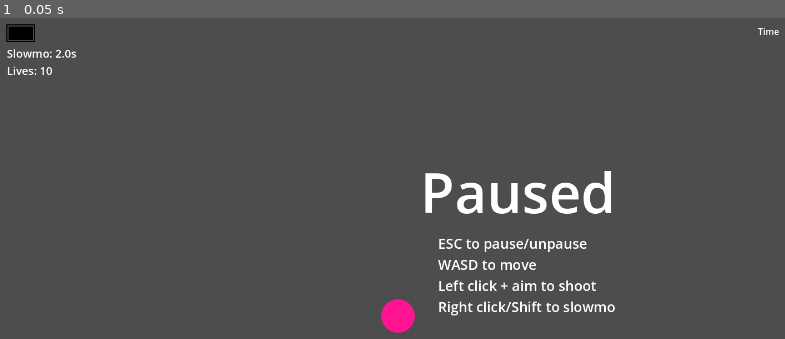
Above: before the commit, frame 1.
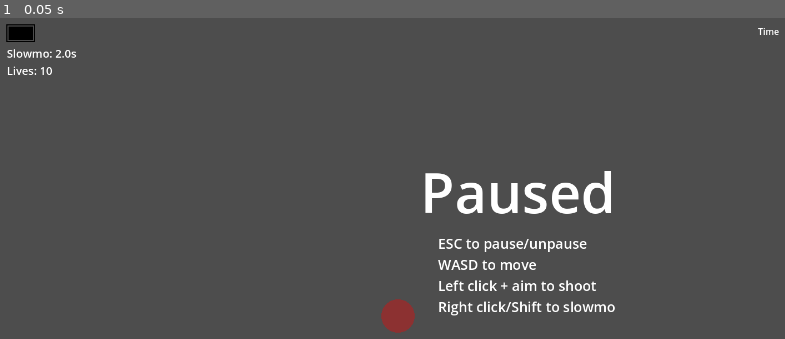
Above: after the commit, the same moment.

Repository: yancouto/psych0
Game: Godot game, scene res://runner.tscn
Same seed, same stepped clock (60 frames per second), same inputs: the game is played once before the commit and once after it.
Inputs:
- Up to frame 1 (0.05 s): no input

The runs differ from the first frame. In frame 1, 0.4% of the frame differs, in the area x 48-53%, y 87-99%.

Commit message:
Balls change color
Can and should still be tuned
closes #16

Diff:
--- /dev/null
+++ b/color_changer.gd
@@ -0,0 +1,33 @@
+class_name ColorChanger
+extends Node
+
+class ColorPattern:
+	var cur_time: float = 0
+	func get_color() -> Color:
+		assert(false, "Must be implemented")
+		return Color.BLACK
+	func update(dt: float) -> void:
+		cur_time += dt
+
+class HueChanger extends ColorPattern:
+	func get_color() -> Color:
+		return Color.from_hsv(fmod(cur_time / 15., 1), pingpong(cur_time / 50, 0.3) + 0.65, pingpong(cur_time / 91., 0.2) + 0.55)
+
+class SatChanger extends ColorPattern:
+	var h: float
+	var s: float
+	var v: float
+	func _init(base_color: Color):
+		h = base_color.h
+		s = base_color.s
+		v = base_color.v
+	func get_color() -> Color:
+		return Color.from_hsv(h, clampf(s + pingpong(cur_time, 0.4) - 0.2, 0, 1), v)
+
+var pattern: ColorPattern = HueChanger.new()
+
+func _process(dt: float) -> void:
+	pattern.update(dt)
+
+func get_color() -> Color:
+	return pattern.get_color()
--- /dev/null
+++ b/color_changer.tscn
@@ -0,0 +1,6 @@
+[gd_scene load_steps=2 format=3 uid="uid://5k0kg5vtiwjf"]
+
+[ext_resource type="Script" path="res://color_changer.gd" id="1_yicvf"]
+
+[node name="ColorChanger" type="Node"]
+script = ExtResource("1_yicvf")
--- a/enemies/basic.gd
+++ b/enemies/basic.gd
@@ -12,6 +12,7 @@
 		$VisibleOnScreenNotifier2D.rect.position = Vector2(-r, -r)
 var type: Type
 var health: int
+var color: Color
 
 enum Type { One, Three }
 
@@ -23,18 +24,24 @@
 	match _type:
 		Type.One:
 			health = 1
+			color = Color.SEA_GREEN
 		Type.Three:
 			health = 3
+			color = Color.YELLOW
+			color.s = 0.9
+			color.v = 0.8
+	color.s = clampf(color.s + randf() * 0.4 - 0.2, 0, 1)
+	color.v = clampf(color.v + randf() * 0.4 - 0.2, 0, 1)
 
-func draw_filled_arc(start_angle: float, end_angle: float, color: Color) -> void:
-	draw_arc(Vector2.ZERO, radius / 2, start_angle, end_angle, 20, color, radius)
+func draw_filled_arc(start_angle: float, end_angle: float, colora: Color) -> void:
+	draw_arc(Vector2.ZERO, radius / 2, start_angle, end_angle, 20, colora, radius)
 
 func _draw() -> void:
 	match type:
 		Type.One:
-			draw_circle(Vector2.ZERO, radius, Color.SEA_GREEN)
+			draw_circle(Vector2.ZERO, radius, color)
 		Type.Three:
-			draw_filled_arc((3 - health) * TAU / 3, TAU, Color.YELLOW)
+			draw_filled_arc((3 - health) * TAU / 3, TAU, color)
 			if health < 3:
 				draw_filled_arc(0, (3 - health) * TAU / 3, Color.DIM_GRAY)
 
@@ -50,7 +57,7 @@
 	if particles == null:
 		return
 	remove_child(particles)
-	particles.configure(position, Color.SEA_GREEN if type == Type.One else Color.YELLOW, radius)
+	particles.configure(position, color, radius)
 	get_parent().add_child(particles)
 
 func die() -> void:
--- a/player.gd
+++ b/player.gd
@@ -60,7 +60,7 @@
 			var shot := preload("res://shot.tscn").instantiate()
 			# TODO: Support controller
 			var dir := (get_viewport().get_mouse_position() - position).normalized()
-			shot.start(position + (radius - shot.radius) * dir, dir * 600)
+			shot.start(position + (radius - shot.radius) * dir, dir * 600, $ColorChanger.get_color())
 			# TODO: Make specific node for shots
 			self.get_parent().add_child(shot)
 
@@ -69,7 +69,7 @@
 	if state == State.ALIVE:
 		var dir := get_local_mouse_position().normalized()
 		draw_line(Vector2.ZERO, dir * (LevelBuilder.H + LevelBuilder.W), Color(0, 0, 0, 0.15), 1, true)
-	var color := Color.DEEP_PINK if state == State.ALIVE else Color.DIM_GRAY
+	var color: Color = $ColorChanger.get_color() if state == State.ALIVE else Color.DIM_GRAY
 	color.a = color_a
 	draw_circle(Vector2(), draw_radius, color)
 
--- a/player.tscn
+++ b/player.tscn
@@ -1,6 +1,7 @@
-[gd_scene load_steps=3 format=3 uid="uid://dwqfguj644qf2"]
+[gd_scene load_steps=4 format=3 uid="uid://dwqfguj644qf2"]
 
 [ext_resource type="Script" path="res://player.gd" id="1_5fpd5"]
+[ext_resource type="PackedScene" uid="uid://5k0kg5vtiwjf" path="res://color_changer.tscn" id="2_vlco0"]
 
 [sub_resource type="CircleShape2D" id="CircleShape2D_viget"]
 
@@ -13,4 +14,6 @@
 shape = SubResource("CircleShape2D_viget")
 debug_color = Color(0, 0.6, 0.701961, 0.419608)
 
+[node name="ColorChanger" parent="." instance=ExtResource("2_vlco0")]
+
 [connection signal="area_entered" from="." to="." method="_on_area_entered"]
--- a/shot.gd
+++ b/shot.gd
@@ -2,10 +2,12 @@
 
 @export var radius := 7
 var speed: Vector2
+var color: Color
 
-func start(position_: Vector2, speed_: Vector2) -> void:
+func start(position_: Vector2, speed_: Vector2, color_: Color) -> void:
 	self.position = position_
 	self.speed = speed_
+	self.color = color_
 
 # Called when the node enters the scene tree for the first time.
 func _ready() -> void:
@@ -17,7 +19,7 @@
 	position += speed * dt
 
 func _draw() -> void:
-	draw_circle(Vector2.ZERO, radius, Color.BLACK)
+	draw_circle(Vector2.ZERO, radius, color)
 
 func create_explosion() -> void:
 	var particles := $BallParticles
@@ -25,7 +27,7 @@
 	if particles == null:
 		return
 	remove_child(particles)
-	particles.configure(position, Color.BLACK, radius)
+	particles.configure(position, color, radius)
 	get_parent().add_child(particles)
 
 func die() -> void:
Not shown: 2 places in enemies/basic.tscn that only renumber resources
Not shown: 2 places in shot.tscn that only renumber resources
